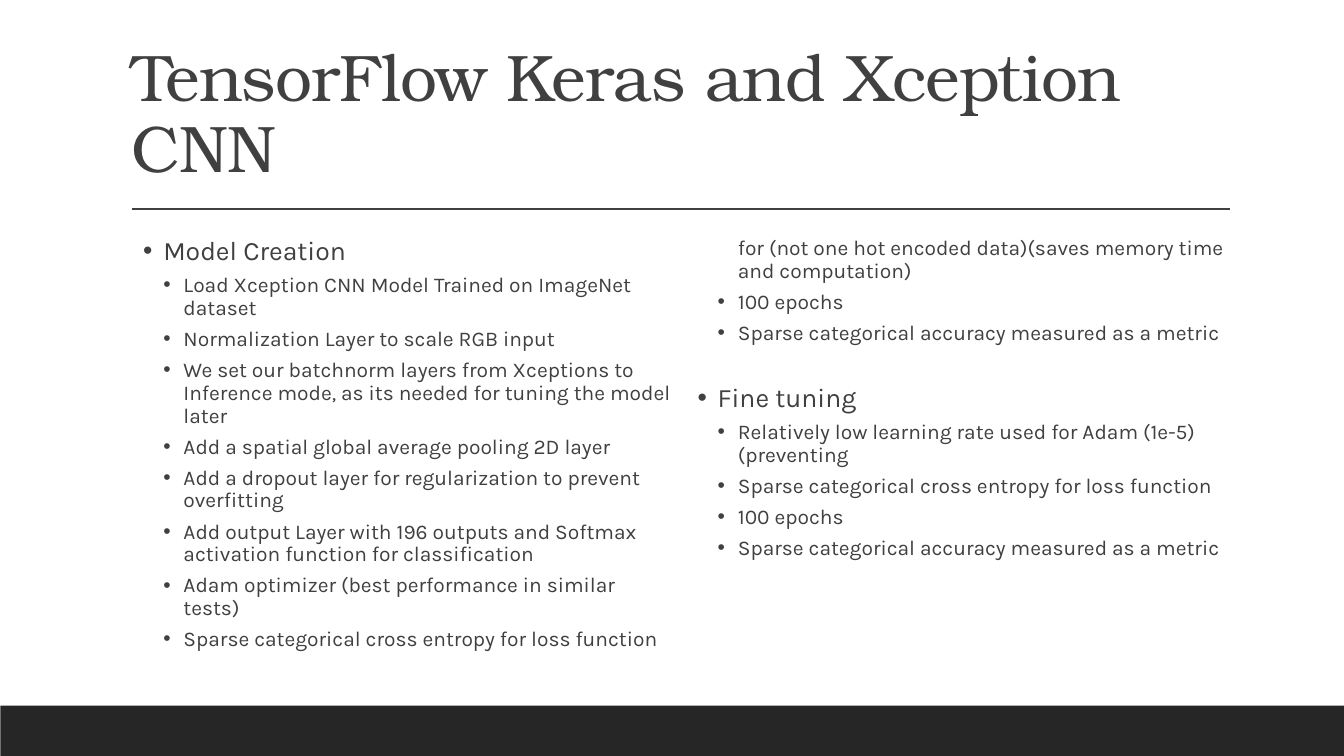
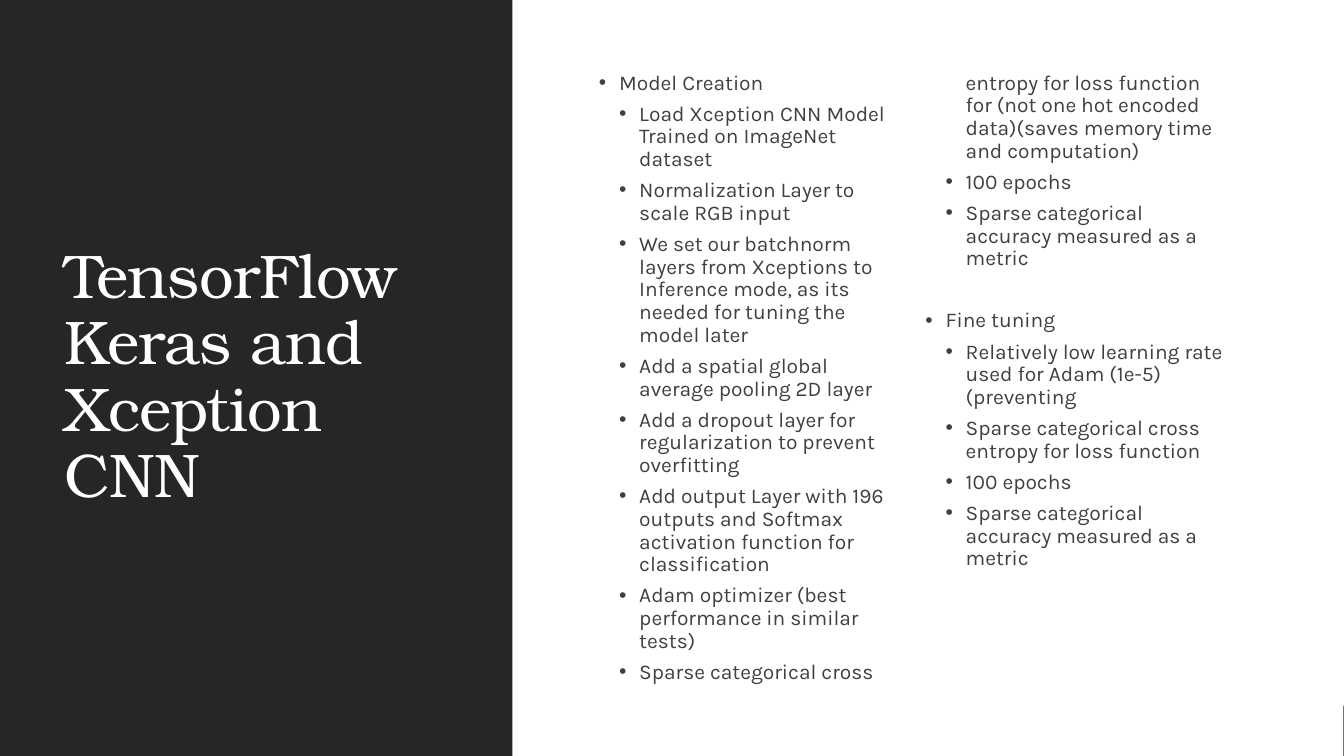
Before and after one commit to sakibsadmanshajib/Car-Classification-using-Deep-Learning, a slide deck: slide 6 of presentation/Car-Classification.pptx. Drawn at 1344x756 pixels with LibreOffice and Linux fonts; fonts in the diff are those of the drawing. Boxes give left, top, right and bottom in pixels: in the first picture for what was removed or moved away, otherwise in the second. Text is boxed around its words. In the diff, an @@ line names an element or a change of style, - is before the commit and + after.

```diff
--- a/presentation/Car-Classification.pptx
+++ b/presentation/Car-Classification.pptx
@@ rectangle added at [0, 0, 1344, 756], fill #FFFFFF @@
@@ rectangle added at [0, 0, 512, 756], fill #262626 @@
@@ title "TensorFlow Keras and Xception CNN": place and size @@
-title "TensorFlow Keras and Xception CNN" at [131, 54, 1121, 173]
+title "TensorFlow Keras and Xception CNN" at [64, 254, 396, 498]
@@ title "TensorFlow Keras and Xception CNN" at [64, 254, 396, 498]: size 47 to 44 pt, text colour #404040 to #FFFFFF; vertical alignment bottom to middle @@
@@ text "Model Creation": place and size @@
-text "Model Creation" at [163, 240, 1224, 651]
+text "Model Creation" at [619, 75, 1223, 684]
@@ text "Model Creation" at [619, 75, 1223, 684]: vertical alignment top to middle @@
@@ text at [619, 75, 1055, 332]: size 19 to 15 pt in "Model Creation", "Fine tuning" @@
@@ line removed from (132, 210) to (1231, 210) @@
```
Also in this commit, not shown: 7 other slides changed, 3 slides added, 1 slide removed, 3 other files.
